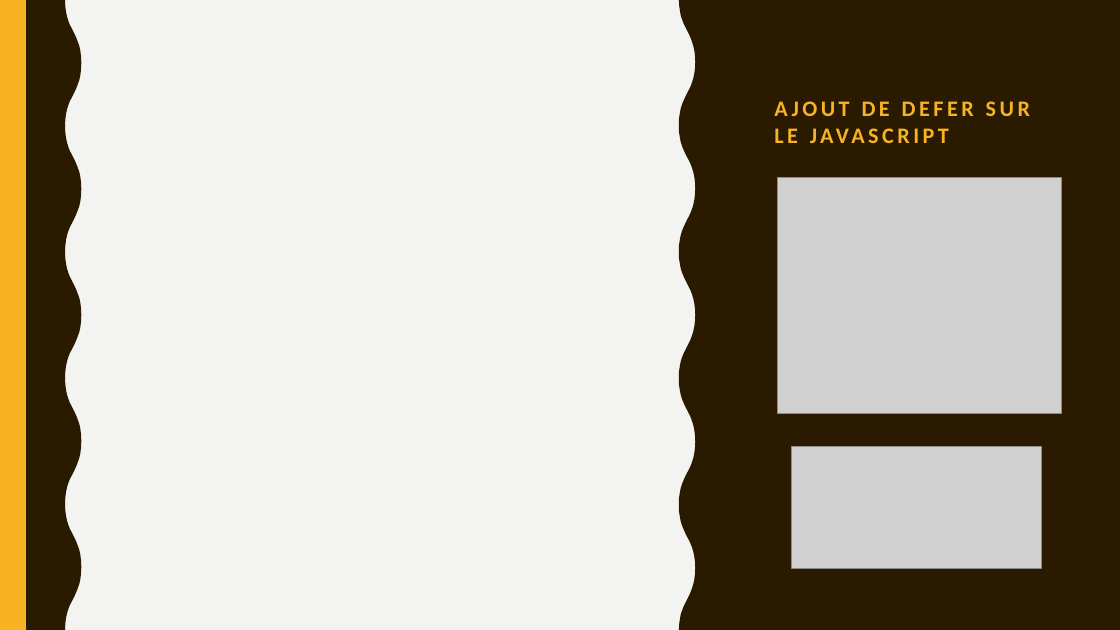
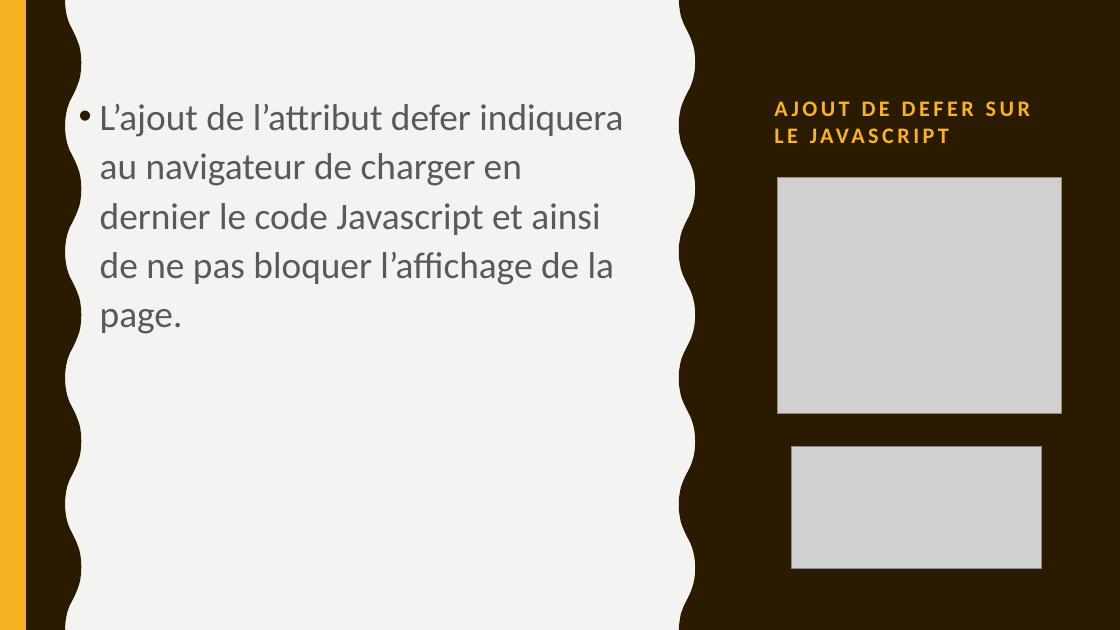
Before and after one commit to Fibre44/DENISNicolas_4_09112021, a slide deck: slide 18 of Soutenance/Soutenance.odp (slide 15 before the commit). Drawn at 1120x630 pixels with LibreOffice and Linux fonts; fonts in the diff are those of the drawing; grey boxes stand for pictures. Boxes give left, top, right and bottom in pixels: in the first picture for what was removed or moved away, otherwise in the second. Text is boxed around its words. In the diff, an @@ line names an element or a change of style, - is before the commit and + after.

```diff
--- a/Soutenance/Soutenance.odp
+++ b/Soutenance/Soutenance.odp
@@ text added at (100,104,623,334), 32 pt, text #595959 @@
+• L’ajout de l’attribut defer indiquera au navigateur de charger en dernier le code Javascript et ainsi de ne pas bloquer l’affichage de la page.
```
Also in this commit, not shown: 4 other slides changed, 4 slides added, 1 slide removed, 4 other files.
